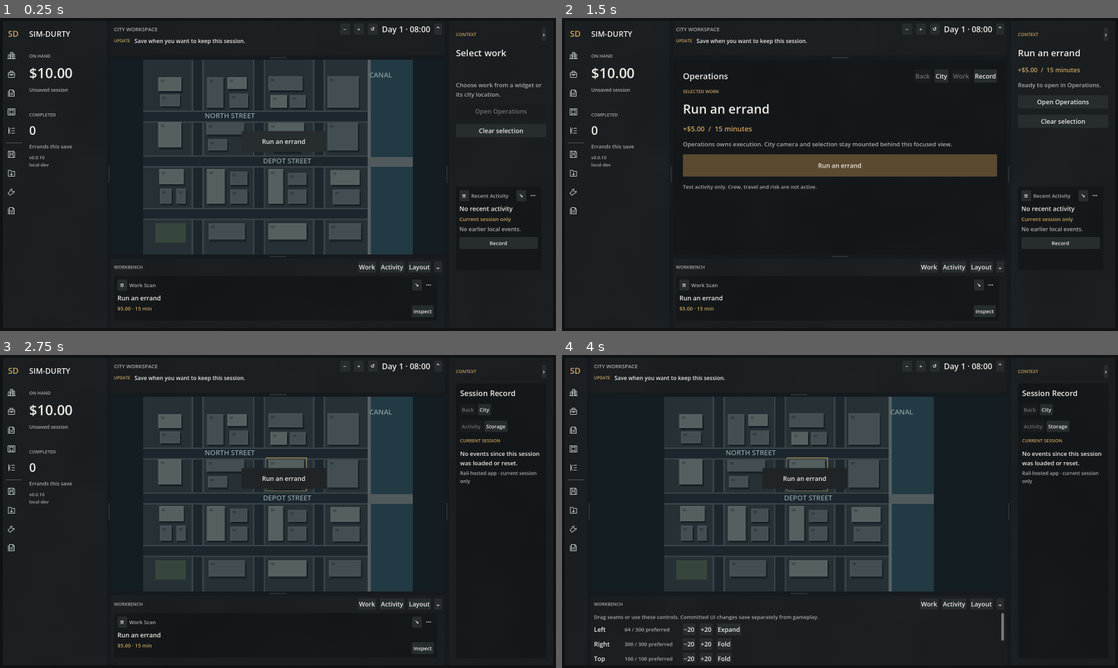
Above: before the commit, frames 1-4 (two rows, left to right).
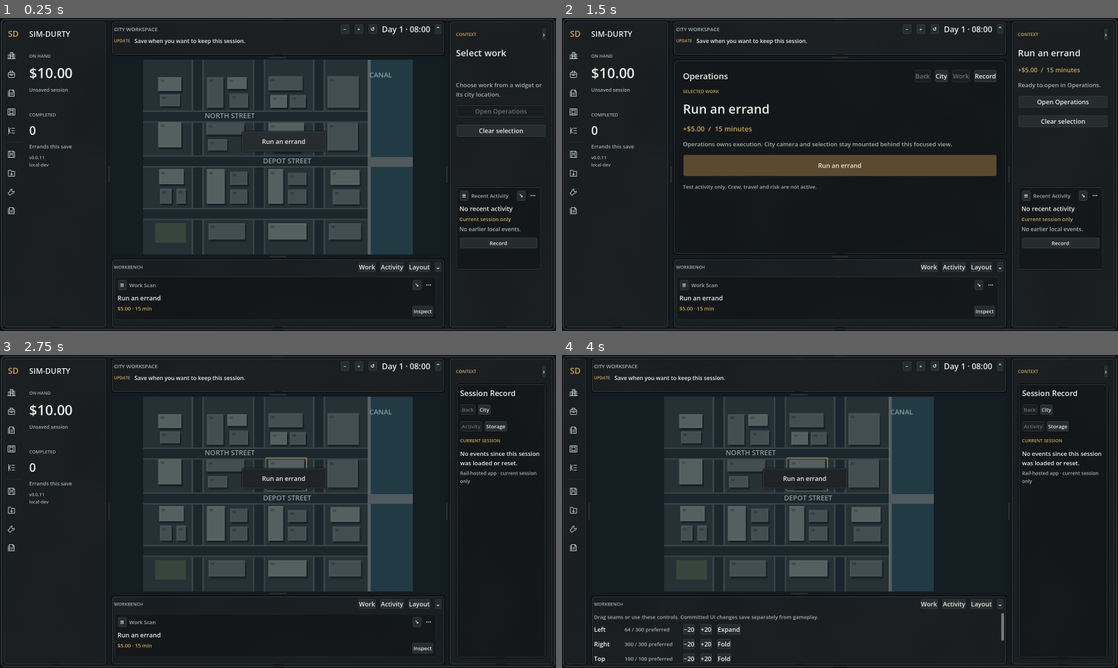
Above: after the commit, the same moments.

Repository: hobokingyt-sketch/SIM-DURTY
Game: Godot game, scene res://game/app/main.tscn
Same seed, same stepped clock (60 frames per second), same inputs: the game is played once before the commit and once after it.
Inputs (mouse positions are in pixels of both pictures, inside the frame that each line leads up to):
- Up to frame 1 (0.25 s): no input
- Up to frame 2 (1.5 s): click (573, 55) at 0.52 s; click (573, 74) at 1.25 s
- Up to frame 3 (2.75 s): click (11, 430) at 2.02 s
- Up to frame 4 (4 s): click (573, 448) at 2.77 s; click (573, 467) at 3.52 s

The runs differ from the first frame. In frame 1, 1.5% of the frame differs, in the area x 0-100%, y 0-100%; in frame 2, 2.1%; in frame 3, 1.7%; in frame 4, 1.7%.

Commit message:
6D.2: engineered frame system
Deliver v0.0.11 engineered frame system for the locked charcoal OS target: scalable generated nine-patch frames with true chamfered corners, deep outer containment, graphite structural edge, inner highlight, role hierarchy across shell/rails/apps/widgets/controls, and restrained non-interactive seam ticks.

Verified source d15f29d0bd535272c737bf5f53c8bec7eb4e6245: Godot Health 35718613292, Skeleton Acceptance 35718613287 and Windows Preview 35718613279 passed. 505 core checks, zero failures. Render review passed at 2560×1440, 1600×900 and 1280×800 rail-app minimum. Verified Windows archive SHA-256 1c89aa4187971214ec25ea817ed39b9eb0e324b7cfc98aa5cb906e66c537b44b.

No gameplay, save migration, engine upgrade, addon, Autoload or workflow change. Next: 6D.3 control and icon kit.

Diff:
--- a/game/app/main.gd
+++ b/game/app/main.gd
@@ -78,7 +78,7 @@
 		view.show_status("Saved slot is missing. A previous save is available in the right rail.", true)
 	else:
 		view.show_status("Save when you want to keep this session.")
-	print("[SIM-DURTY] Materials 6D.1 boot OK | build=%s" % BuildInfo.build_id())
+	print("[SIM-DURTY] Frames 6D.2 boot OK | build=%s" % BuildInfo.build_id())
 	print(debug_report())
 	if not app_mode.is_empty():
 		var app_probe_script: Script = load("res://game/devtools/app_probe.gd") as Script
@@ -189,7 +189,7 @@
 	var state: Dictionary = session.snapshot()
 	var spine: Dictionary = session.spine_snapshot()
 	return DebugReport.compose({
-		"milestone": "6D.1 Charcoal material foundation", "save_schema": SkeletonSave.SCHEMA_VERSION,
+		"milestone": "6D.2 Engineered frame system", "save_schema": SkeletonSave.SCHEMA_VERSION,
 		"simulation_seed": spine["rng"]["seed"], "simulation_tick": spine["tick"],
 		"clock_mode": "command-driven; one tick = one minute",
 		"next_command": spine["next_command"], "next_event_id": spine["next_id"],
--- a/game/ui/os/criminal_os_shell.gd
+++ b/game/ui/os/criminal_os_shell.gd
@@ -35,7 +35,7 @@
 var operations_button: Button
 var record_app_button: Button
 var glance_toggle: Button
-var chassis_surface: ColorRect
+var chassis_surface: Panel
 var center_stage: Control
 var center_app_surface: OsAppSurface
 var right_app_surface: OsAppSurface
@@ -93,10 +93,10 @@
 
 func _ready() -> void:
 	theme = OsTokens.make_theme()
-	chassis_surface = ColorRect.new()
+	chassis_surface = Panel.new()
 	chassis_surface.name = "ChassisSurface"
-	chassis_surface.color = OsTokens.CHASSIS
 	chassis_surface.mouse_filter = Control.MOUSE_FILTER_IGNORE
+	chassis_surface.add_theme_stylebox_override("panel", OsFrames.frame_style(OsFrames.ROLE_SHELL, OsTokens.CHASSIS, 0, OsTokens.frame_palette()))
 	add_child(chassis_surface)
 	chassis_surface.set_anchors_and_offsets_preset(Control.PRESET_FULL_RECT)
 	OsMaterials.apply_diffuse(chassis_surface, OsMaterials.ROLE_CHASSIS, "shell-chassis")
@@ -135,6 +135,7 @@
 	_fit_workspace()
 	_apply_navigation()
 	_choose_page("work")
+	OsFrames.attach_overlay(self, OsFrames.ROLE_SHELL, OsTokens.frame_palette(), true)
 
 
 func configure_workspace(slot: String, force_persistence: bool = false) -> void:
@@ -177,8 +178,9 @@
 	panel.clip_contents = true
 	panel.mouse_filter = Control.MOUSE_FILTER_STOP
 	panel.mouse_force_pass_scroll_events = false
-	panel.add_theme_stylebox_override("panel", OsTokens.box(OsTokens.SURFACE, 0))
+	panel.add_theme_stylebox_override("panel", OsFrames.frame_style(OsFrames.ROLE_SURFACE, OsTokens.SURFACE, 0, OsTokens.frame_palette()))
 	OsMaterials.apply_diffuse(panel, OsMaterials.ROLE_SURFACE, "rail-" + side)
+	OsFrames.attach_overlay(panel, OsFrames.ROLE_SURFACE, OsTokens.frame_palette())
 	workspace.register_region(side, panel)
 	return panel
 
@@ -289,8 +291,9 @@
 	right_app_surface.size_flags_vertical = Control.SIZE_EXPAND_FILL
 	full.add_child(right_app_surface)
 	right_app_surface.setup("record", OsAppManifest.HOST_RIGHT)
-	right_app_surface.add_theme_stylebox_override("panel", OsTokens.box(OsTokens.WELL, 0))
+	right_app_surface.add_theme_stylebox_override("panel", OsFrames.frame_style(OsFrames.ROLE_APP, OsTokens.WELL, 0, OsTokens.frame_palette()))
 	OsMaterials.apply_diffuse(right_app_surface, OsMaterials.ROLE_WELL, "app-record")
+	OsFrames.attach_overlay(right_app_surface, OsFrames.ROLE_APP, OsTokens.frame_palette())
 	_build_right_record_views()
 	_right_widget_dock = WidgetDock.new()
 	_right_widget_dock.region = "right"
@@ -307,8 +310,9 @@
 	center_stage.add_child(center_app_surface)
 	center_app_surface.set_anchors_and_offsets_preset(Control.PRESET_FULL_RECT)
 	center_app_surface.setup("operations", OsAppManifest.HOST_CENTER)
-	center_app_surface.add_theme_stylebox_override("panel", OsTokens.box(OsTokens.WELL, 0))
+	center_app_surface.add_theme_stylebox_override("panel", OsFrames.frame_style(OsFrames.ROLE_APP, OsTokens.WELL, 0, OsTokens.frame_palette()))
 	OsMaterials.apply_diffuse(center_app_surface, OsMaterials.ROLE_WELL, "app-operations")
+	OsFrames.attach_overlay(center_app_surface, OsFrames.ROLE_APP, OsTokens.frame_palette())
 	var work_view: MarginContainer = MarginContainer.new()
 	var work_stack: VBoxContainer = _app_inset(work_view, 28)
 	var work_header: HBoxContainer = _app_header(work_stack, "Operations")
@@ -323,7 +327,7 @@
 	_operation_terms = OsTokens.wrapped(_operations, "", 20, OsTokens.ACCENT)
 	OsTokens.wrapped(_operations, "Operations owns execution. City camera and selection stay mounted behind this focused view.", 17)
 	work_button = OsTokens.button(_operations, "Run an errand", func() -> void: work_requested.emit())
-	work_button.add_theme_stylebox_override("normal", OsTokens.box(OsTokens.ACCENT_RECESS, 12))
+	work_button.add_theme_stylebox_override("normal", OsFrames.frame_style(OsFrames.ROLE_CONTROL, OsTokens.ACCENT_RECESS, 12, OsTokens.frame_palette()))
 	work_button.custom_minimum_size.y = 64
 	OsTokens.wrapped(_operations, "Test activity only. Crew, travel and risk are not active.", 15)
 	center_app_surface.register_view("work", work_view)
--- a/game/ui/os/os_tokens.gd
+++ b/game/ui/os/os_tokens.gd
@@ -21,6 +21,14 @@
 const GAP: int = 20
 
 
+static func frame_palette() -> Dictionary:
+	return {
+		"shadow": EDGE_SHADOW,
+		"middle": EDGE_MID,
+		"highlight": EDGE_HIGHLIGHT,
+	}
+
+
 static func box(color: Color, padding: int = 12) -> StyleBoxFlat:
 	var result: StyleBoxFlat = StyleBoxFlat.new()
 	result.bg_color = color
@@ -41,14 +49,23 @@
 	result.set_color("font_disabled_color", "Button", MUTED.darkened(0.35))
 	result.set_stylebox("panel", "PanelContainer", box(SURFACE))
 	# 6D.1 changes material/color only. Engineered edge grammar lands in 6D.2.
-	result.set_stylebox("normal", "Button", box(RAISED, 3))
-	result.set_stylebox("hover", "Button", box(RAISED_HOVER, 3))
-	result.set_stylebox("pressed", "Button", box(RAISED_PRESSED, 3))
-	result.set_stylebox("disabled", "Button", box(DISABLED, 3))
+	result.set_stylebox("normal", "Button", OsFrames.frame_style(OsFrames.ROLE_CONTROL, RAISED, 3, frame_palette()))
+	result.set_stylebox("hover", "Button", OsFrames.frame_style(OsFrames.ROLE_CONTROL, RAISED_HOVER, 3, frame_palette()))
+	result.set_stylebox("pressed", "Button", OsFrames.frame_style(OsFrames.ROLE_CONTROL, RAISED_PRESSED, 3, frame_palette()))
+	result.set_stylebox("disabled", "Button", OsFrames.frame_style(OsFrames.ROLE_CONTROL, DISABLED, 3, frame_palette()))
 	var focus: StyleBoxFlat = box(Color(0, 0, 0, 0), 0)
 	focus.border_color = ACCENT
 	focus.set_border_width_all(2)
 	result.set_stylebox("focus", "Button", focus)
+	var hline: StyleBoxLine = StyleBoxLine.new()
+	hline.color = EDGE_MID
+	hline.thickness = 1
+	result.set_stylebox("separator", "HSeparator", hline)
+	var vline: StyleBoxLine = StyleBoxLine.new()
+	vline.color = EDGE_MID
+	vline.thickness = 1
+	vline.vertical = true
+	result.set_stylebox("separator", "VSeparator", vline)
 	result.set_constant("separation", "VBoxContainer", GAP)
 	result.set_constant("separation", "HBoxContainer", GAP)
 	return result
--- a/game/ui/os/widgets/widget_view.gd
+++ b/game/ui/os/widgets/widget_view.gd
@@ -32,8 +32,9 @@
 	clip_contents = true
 	mouse_filter = Control.MOUSE_FILTER_STOP
 	mouse_force_pass_scroll_events = false
-	add_theme_stylebox_override("panel", OsTokens.box(OsTokens.WELL, 0))
+	add_theme_stylebox_override("panel", OsFrames.frame_style(OsFrames.ROLE_WIDGET, OsTokens.WELL, 0, OsTokens.frame_palette()))
 	OsMaterials.apply_diffuse(self, OsMaterials.ROLE_WELL, "widget-" + widget_id)
+	OsFrames.attach_overlay(self, OsFrames.ROLE_WIDGET, OsTokens.frame_palette())
 	var inset: MarginContainer = MarginContainer.new()
 	add_child(inset)
 	inset.set_anchors_and_offsets_preset(Control.PRESET_FULL_RECT)
@@ -101,10 +102,10 @@
 static func _small_button(button: Button) -> void:
 	button.custom_minimum_size = Vector2(28, 28)
 	button.add_theme_font_size_override("font_size", 15)
-	button.add_theme_stylebox_override("normal", OsTokens.box(OsTokens.RAISED, 5))
-	button.add_theme_stylebox_override("hover", OsTokens.box(OsTokens.RAISED_HOVER, 5))
-	button.add_theme_stylebox_override("pressed", OsTokens.box(OsTokens.RAISED_PRESSED, 5))
-	button.add_theme_stylebox_override("disabled", OsTokens.box(OsTokens.DISABLED, 5))
+	button.add_theme_stylebox_override("normal", OsFrames.frame_style(OsFrames.ROLE_CONTROL, OsTokens.RAISED, 5, OsTokens.frame_palette()))
+	button.add_theme_stylebox_override("hover", OsFrames.frame_style(OsFrames.ROLE_CONTROL, OsTokens.RAISED_HOVER, 5, OsTokens.frame_palette()))
+	button.add_theme_stylebox_override("pressed", OsFrames.frame_style(OsFrames.ROLE_CONTROL, OsTokens.RAISED_PRESSED, 5, OsTokens.frame_palette()))
+	button.add_theme_stylebox_override("disabled", OsFrames.frame_style(OsFrames.ROLE_CONTROL, OsTokens.DISABLED, 5, OsTokens.frame_palette()))
 	button.mouse_force_pass_scroll_events = false
 
 
--- /dev/null
+++ b/game/ui/theme/os_frame_overlay.gd
@@ -0,0 +1,54 @@
+class_name OsFrameOverlay
+extends Control
+
+var _role: String = OsFrames.ROLE_WIDGET
+var _palette: Dictionary = {}
+var _full_frame: bool = false
+
+
+func setup(role: String, palette: Dictionary, full_frame: bool) -> void:
+	_role = role
+	_palette = palette.duplicate()
+	_full_frame = full_frame
+	mouse_filter = Control.MOUSE_FILTER_IGNORE
+	focus_mode = Control.FOCUS_NONE
+	z_index = 90
+	set_process(false)
+
+
+func _ready() -> void:
+	mouse_filter = Control.MOUSE_FILTER_IGNORE
+	resized.connect(queue_redraw)
+	queue_redraw()
+
+
+func _draw() -> void:
+	if size.x < 8.0 or size.y < 8.0 or _palette.is_empty():
+		return
+	var definition: Dictionary = OsFrames.spec(_role)
+	var chamfer: float = float(definition["chamfer"])
+	var seam: float = float(definition["seam"])
+	if _full_frame:
+		_draw_layer(1.0, chamfer, _palette["shadow"], 2.0)
+		_draw_layer(3.5, maxf(1.0, chamfer - 2.0), _palette["middle"], 1.0)
+		var highlight: Color = _palette["highlight"]
+		highlight.a = 0.72
+		_draw_layer(6.0, maxf(1.0, chamfer - 4.0), highlight, 1.0)
+	if seam <= 0.0:
+		return
+	var center: float = size.x * 0.5
+	var half: float = minf(seam * 0.5, maxf(0.0, size.x * 0.18))
+	if half <= 2.0:
+		return
+	var hi: Color = _palette["highlight"]
+	hi.a = 0.62
+	var shadow: Color = _palette["shadow"]
+	shadow.a = 0.92
+	draw_line(Vector2(center - half, 3.0), Vector2(center + half, 3.0), hi, 1.0)
+	draw_line(Vector2(center - half, size.y - 3.0), Vector2(center + half, size.y - 3.0), shadow, 1.0)
+
+
+func _draw_layer(inset: float, chamfer: float, color: Color, width: float) -> void:
+	var points: PackedVector2Array = OsFrames.chamfer_points(size, chamfer, inset)
+	if points.size() >= 2:
+		draw_polyline(points, color, width, true)
--- /dev/null
+++ b/game/ui/theme/os_frames.gd
@@ -0,0 +1,121 @@
+class_name OsFrames
+extends RefCounted
+
+const ROLE_SHELL: String = "shell"
+const ROLE_SURFACE: String = "surface"
+const ROLE_APP: String = "app"
+const ROLE_WIDGET: String = "widget"
+const ROLE_CONTROL: String = "control"
+
+const TEXTURE_SIZE: int = 36
+
+
+static func spec(role: String) -> Dictionary:
+	match role:
+		ROLE_SHELL:
+			return {"chamfer": 9, "outer": 2, "middle": 2, "inner": 1, "patch": 13, "seam": 36.0}
+		ROLE_SURFACE:
+			return {"chamfer": 7, "outer": 2, "middle": 1, "inner": 1, "patch": 11, "seam": 26.0}
+		ROLE_APP:
+			return {"chamfer": 8, "outer": 2, "middle": 1, "inner": 1, "patch": 12, "seam": 30.0}
+		ROLE_WIDGET:
+			return {"chamfer": 6, "outer": 1, "middle": 1, "inner": 1, "patch": 10, "seam": 18.0}
+		ROLE_CONTROL:
+			return {"chamfer": 4, "outer": 1, "middle": 1, "inner": 1, "patch": 7, "seam": 0.0}
+	return spec(ROLE_WIDGET)
+
+
+static func frame_style(role: String, fill: Color, padding: int, palette: Dictionary) -> StyleBoxTexture:
+	var style: StyleBoxTexture = StyleBoxTexture.new()
+	style.texture = _frame_texture(role, fill, palette)
+	var patch: float = float(spec(role)["patch"])
+	for side: int in [SIDE_LEFT, SIDE_TOP, SIDE_RIGHT, SIDE_BOTTOM]:
+		style.set_texture_margin(side, patch)
+		style.set_content_margin(side, float(padding))
+	style.draw_center = true
+	return style
+
+
+static func attach_overlay(target: Control, role: String, palette: Dictionary, full_frame: bool = false) -> OsFrameOverlay:
+	for child: Node in target.get_children():
+		if child is OsFrameOverlay and str(child.get_meta("os_frame_role", "")) == role:
+			return child as OsFrameOverlay
+	var overlay: OsFrameOverlay = OsFrameOverlay.new()
+	overlay.name = "EngineeredFrame_" + role.capitalize()
+	overlay.set_meta("os_frame_role", role)
+	overlay.setup(role, palette, full_frame)
+	target.add_child(overlay)
+	overlay.set_anchors_and_offsets_preset(Control.PRESET_FULL_RECT)
+	return overlay
+
+
+static func contract() -> Dictionary:
+	var result: Dictionary = {}
+	for role: String in [ROLE_SHELL, ROLE_SURFACE, ROLE_APP, ROLE_WIDGET, ROLE_CONTROL]:
+		result[role] = spec(role)
+	return result
+
+
+static func chamfer_points(size: Vector2, chamfer: float, inset: float = 0.0) -> PackedVector2Array:
+	var max_x: float = maxf(inset, size.x - inset)
+	var max_y: float = maxf(inset, size.y - inset)
+	var usable: float = minf(max_x - inset, max_y - inset)
+	var cut: float = clampf(chamfer, 0.0, maxf(0.0, usable * 0.5 - 0.5))
+	return PackedVector2Array([
+		Vector2(inset + cut, inset),
+		Vector2(max_x - cut, inset),
+		Vector2(max_x, inset + cut),
+		Vector2(max_x, max_y - cut),
+		Vector2(max_x - cut, max_y),
+		Vector2(inset + cut, max_y),
+		Vector2(inset, max_y - cut),
+		Vector2(inset, inset + cut),
+		Vector2(inset + cut, inset),
+	])
+
+
+static func _frame_texture(role: String, fill: Color, palette: Dictionary) -> Texture2D:
+	var image: Image = Image.create(TEXTURE_SIZE, TEXTURE_SIZE, false, Image.FORMAT_RGBA8)
+	image.fill(Color(0, 0, 0, 0))
+	var definition: Dictionary = spec(role)
+	var outer_width: int = int(definition["outer"])
+	var middle_width: int = int(definition["middle"])
+	var inner_width: int = int(definition["inner"])
+	var chamfer: int = int(definition["chamfer"])
+	var outer_color: Color = palette["shadow"]
+	var middle_color: Color = palette["middle"]
+	var highlight_color: Color = fill.lerp(palette["highlight"], 0.42)
+	for y: int in range(TEXTURE_SIZE):
+		for x: int in range(TEXTURE_SIZE):
+			var point: Vector2i = Vector2i(x, y)
+			if not _inside(point, 0, chamfer):
+				continue
+			var color: Color = fill
+			if not _inside(point, outer_width, maxi(1, chamfer - outer_width)):
+				color = outer_color
+			elif not _inside(point, outer_width + middle_width, maxi(1, chamfer - outer_width - middle_width)):
+				color = middle_color
+			elif not _inside(point, outer_width + middle_width + inner_width, maxi(1, chamfer - outer_width - middle_width - inner_width)):
+				color = highlight_color
+			image.set_pixel(x, y, color)
+	return ImageTexture.create_from_image(image)
+
+
+static func _inside(point: Vector2i, inset: int, chamfer: int) -> bool:
+	var low: int = inset
+	var high: int = TEXTURE_SIZE - 1 - inset
+	if point.x < low or point.y < low or point.x > high or point.y > high:
+		return false
+	var left: int = point.x - low
+	var right: int = high - point.x
+	var top: int = point.y - low
+	var bottom: int = high - point.y
+	if left < chamfer and top < chamfer and left + top < chamfer:
+		return false
+	if right < chamfer and top < chamfer and right + top < chamfer:
+		return false
+	if left < chamfer and bottom < chamfer and left + bottom < chamfer:
+		return false
+	if right < chamfer and bottom < chamfer and right + bottom < chamfer:
+		return false
+	return true
--- a/project.godot
+++ b/project.godot
@@ -3,7 +3,7 @@
 
 [application]
 config/name="SIM-DURTY"
-config/version="0.0.10"
+config/version="0.0.11"
 config/features=PackedStringArray("4.7", "GL Compatibility")
 run/main_scene="res://game/app/main.tscn"
 
--- /dev/null
+++ b/tests/frame_tests.gd
@@ -0,0 +1,100 @@
+extends RefCounted
+
+const MAIN: PackedScene = preload("res://game/app/main.tscn")
+const SLOT: String = "user://_tests_frames/slot.json"
+var failures: int = 0
+var checks: int = 0
+
+
+func run(tree: SceneTree) -> int:
+	_test_role_contract()
+	_test_style_contract()
+	_test_geometry_contract()
+	await _test_live_frames(tree)
+	print("[frame-tests] %d checks, %d failures" % [checks, failures])
+	return failures
+
+
+func _test_role_contract() -> void:
+	var contract: Dictionary = OsFrames.contract()
+	_check(contract.size() == 5, "frame grammar exposes five authored roles")
+	_check(int(contract[OsFrames.ROLE_SHELL]["chamfer"]) > int(contract[OsFrames.ROLE_WIDGET]["chamfer"]), "shell chamfer is stronger than widget chamfer")
+	_check(int(contract[OsFrames.ROLE_APP]["patch"]) > int(contract[OsFrames.ROLE_CONTROL]["patch"]), "app frame preserves larger corner patch than control frame")
+	_check(float(contract[OsFrames.ROLE_CONTROL]["seam"]) == 0.0, "control frame does not inherit decorative seams")
+	_check(float(contract[OsFrames.ROLE_SURFACE]["seam"]) > 0.0, "structural rail frame permits restrained seam detail")
+
+
+func _test_style_contract() -> void:
+	var style: StyleBoxTexture = OsFrames.frame_style(OsFrames.ROLE_WIDGET, OsTokens.WELL, 9, OsTokens.frame_palette())
+	_check(style.texture != null, "widget frame produces a scalable texture")
+	_check(style.get_texture_margin(SIDE_LEFT) > 0.0 and style.get_texture_margin(SIDE_TOP) > 0.0, "nine-patch frame protects corner geometry")
+	_check(is_equal_approx(style.get_content_margin(SIDE_LEFT), 9.0), "frame preserves caller content padding")
+	var image: Image = style.texture.get_image()
+	_check(image.get_pixel(0, 0).a == 0.0, "outer corner is truly clipped/transparent")
+	_check(image.get_pixel(18, 18).a > 0.99, "frame center remains opaque")
+	_check(image.get_pixel(18, 0).is_equal_approx(OsTokens.EDGE_SHADOW), "outer containment edge uses the deep seam color")
+
+
+func _test_geometry_contract() -> void:
+	var points: PackedVector2Array = OsFrames.chamfer_points(Vector2(300, 120), 8.0, 2.0)
+	_check(points.size() == 9, "chamfer path is closed and deterministic")
+	_check(points[0].x > 2.0 and is_equal_approx(points[0].y, 2.0), "top-left corner is clipped rather than rounded")
+	_check(points[2].x < 300.0 and points[2].y > 2.0, "top-right diagonal remains inside bounds")
+	for point: Vector2 in points:
+		_check(point.x >= 0.0 and point.y >= 0.0 and point.x <= 300.0 and point.y <= 120.0, "frame path stays inside target bounds")
+
+
+func _test_live_frames(tree: SceneTree) -> void:
+	_cleanup()
+	var app: Control = MAIN.instantiate() as Control
+	app.set("save_path", SLOT)
+	app.set("auto_load", false)
+	tree.root.add_child(app)
+	await tree.process_frame
+	await tree.process_frame
+	var view: SkeletonView = app.get("view") as SkeletonView
+	var session: SkeletonSession = app.get("session") as SkeletonSession
+	var before: Dictionary = session.checkpoint()
+	_check(_has_overlay(view, OsFrames.ROLE_SHELL), "shell carries the global engineered frame overlay")
+	for side: String in ["LeftRail", "RightRail", "TopRail", "BottomRail"]:
+		var rail: Control = view.workspace.get_node_or_null(side) as Control
+		_check(is_instance_valid(rail) and _has_overlay(rail, OsFrames.ROLE_SURFACE), side + " carries structural seam treatment")
+		var rail_style: StyleBox = rail.get_theme_stylebox("panel")
+		_check(rail_style is StyleBoxTexture, side + " uses scalable chamfered frame texture")
+	_check(_has_overlay(view.center_app_surface, OsFrames.ROLE_APP), "center app carries app frame treatment")
+	_check(_has_overlay(view.right_app_surface, OsFrames.ROLE_APP), "rail app carries app frame treatment")
+	for widget: WidgetView in view.widget_workspace.widgets.values():
+		_check(_has_overlay(widget, OsFrames.ROLE_WIDGET), widget.widget_id + " carries widget frame treatment")
+		_check(widget.get_theme_stylebox("panel") is StyleBoxTexture, widget.widget_id + " uses scalable widget frame")
+	var dummy: Panel = Panel.new()
+	dummy.custom_minimum_size = Vector2(123, 45)
+	var minimum_before: Vector2 = dummy.get_combined_minimum_size()
+	OsFrames.attach_overlay(dummy, OsFrames.ROLE_WIDGET, OsTokens.frame_palette())
+	_check(dummy.get_combined_minimum_size() == minimum_before, "frame overlay does not change layout minimums")
+	dummy.free()
+	_check(session.checkpoint() == before, "frame rendering remains presentation-only")
+	app.queue_free()
+	await tree.process_frame
+	_cleanup()
+
+
+func _has_overlay(target: Control, role: String) -> bool:
+	for child: Node in target.get_children():
+		if child is OsFrameOverlay and str(child.get_meta("os_frame_role", "")) == role:
+			return child.mouse_filter == Control.MOUSE_FILTER_IGNORE
+	return false
+
+
+func _cleanup() -> void:
+	for suffix: String in ["", ".tmp", ".bak"]:
+		if FileAccess.file_exists(SLOT + suffix):
+			DirAccess.remove_absolute(ProjectSettings.globalize_path(SLOT + suffix))
+
+
+func _check(condition: bool, label: String) -> void:
+	checks += 1
+	if condition:
+		print("[frame-tests] PASS: " + label)
+	else:
+		failures += 1
+		push_error("[frame-tests] FAIL: " + label)
--- a/tests/runner.gd
+++ b/tests/runner.gd
@@ -11,6 +11,7 @@
 const WidgetTests = preload("res://tests/widget_tests.gd")
 const AppTests = preload("res://tests/app_tests.gd")
 const MaterialTests = preload("res://tests/material_tests.gd")
+const FrameTests = preload("res://tests/frame_tests.gd")
 var failures: int = 0
 
 
@@ -19,7 +20,7 @@
 
 
 func _run() -> void:
-	print("[tests] SIM-DURTY Materials 6D.1")
+	print("[tests] SIM-DURTY Frames 6D.2")
 	_test_runtime_health()
 	_test_build_info_contract()
 	_test_debug_report_contract()
@@ -40,6 +41,8 @@
 	failures += await app_suite.run(self)
 	var material_suite: RefCounted = MaterialTests.new()
 	failures += await material_suite.run(self)
+	var frame_suite: RefCounted = FrameTests.new()
+	failures += await frame_suite.run(self)
 	if failures == 0:
 		print("[tests] PASS")
 		quit(0)
Not shown, changed: docs/roadmap.md
Not shown, changed: docs/state.md
